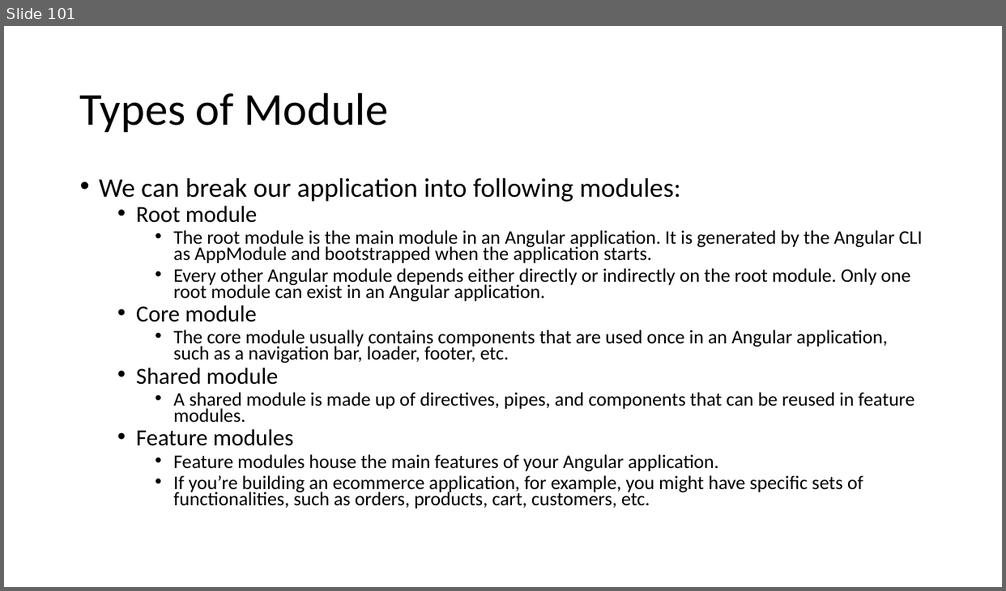
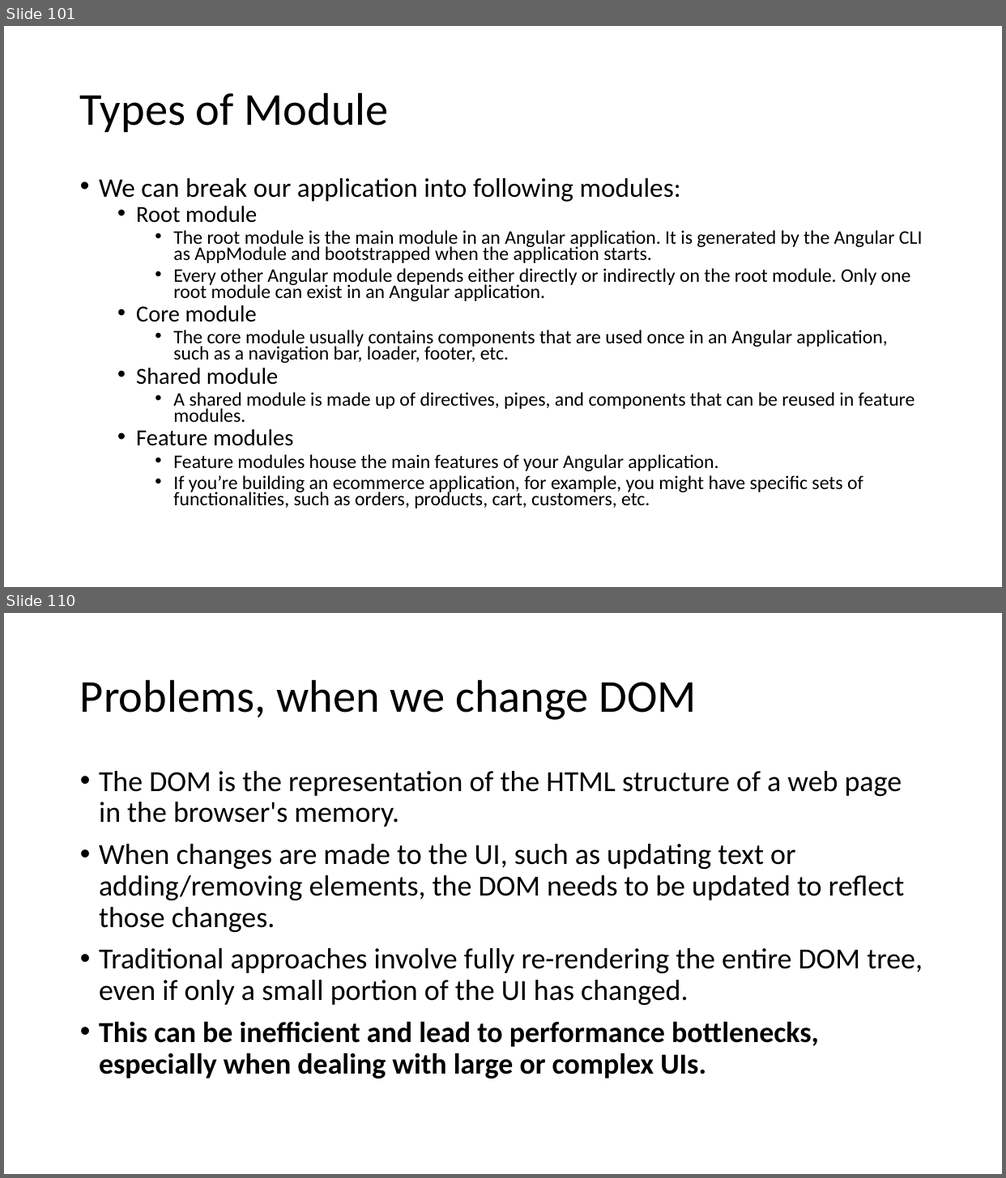
Before and after one commit to explore-with-manish/BFL_Byte_Jul23, a slide deck: Ng-Byte.pptx. Shown one above the other, each under a label of ours: slide 101 before the commit, slides 101 and 110 after it; the slides between them are not shown. The pictures are 1006x591 and 1006x1178 pixels, drawn with LibreOffice and Linux fonts; fonts in the diff are those of the drawing. Boxes give left, top, right and bottom in pixels: in the first picture for what was removed or moved away, otherwise in the second. Text is boxed around its words. In the diff, an @@ line names an element or a change of style, - is before the commit and + after.

```diff
--- a/Ng-Byte.pptx
+++ b/Ng-Byte.pptx
@@ slide 110 added at [4,613,1002,1174], background #FFFFFF @@
@@ title added at [80,679,697,720], 44 pt, text #000000 @@
+Problems, when we change DOM
@@ text added at [99,771,923,1079], 28 pt, text #000000 @@
+• The DOM is the representation of the HTML structure of a web page in the browser's memory.
+• When changes are made to the UI, such as updating text or adding/removing elements, the DOM needs to be updated to reflect those changes.
+• Traditional approaches involve fully re-rendering the entire DOM tree, even if only a small portion of the UI has changed.
+• This can be inefficient and lead to performance bottlenecks, especially when dealing with large or complex UIs.
```
Also in this commit, not shown: 1 slide changed, 35 other slides added, 8 other files.
